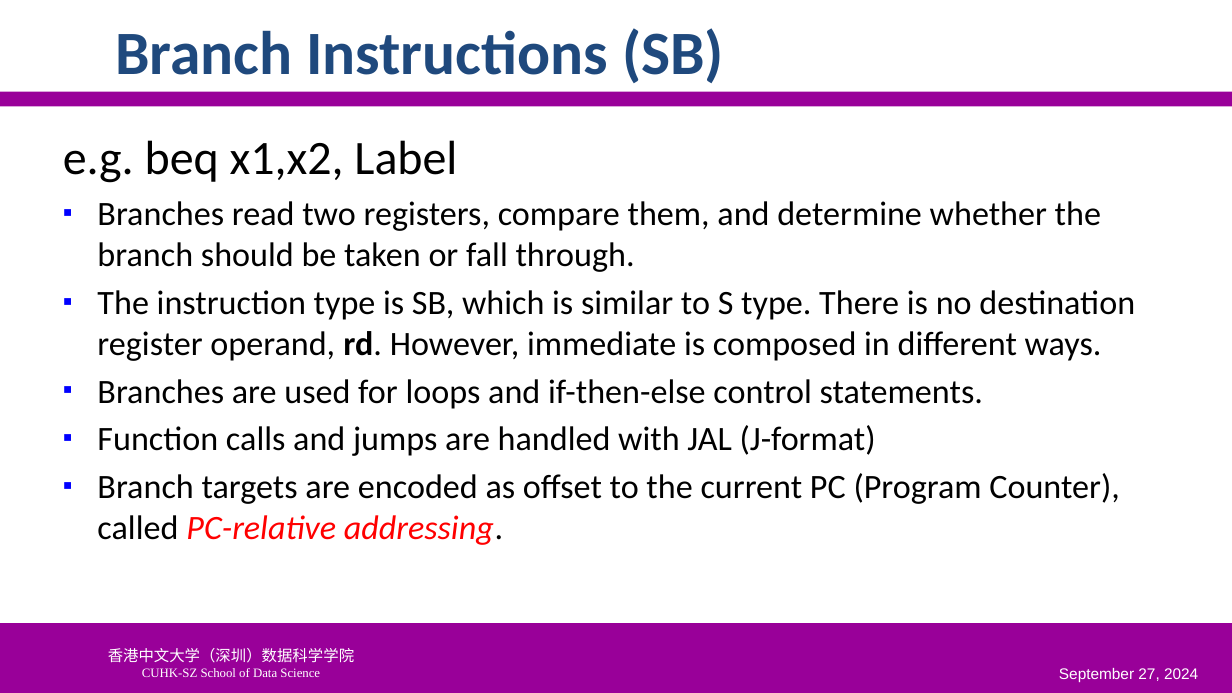
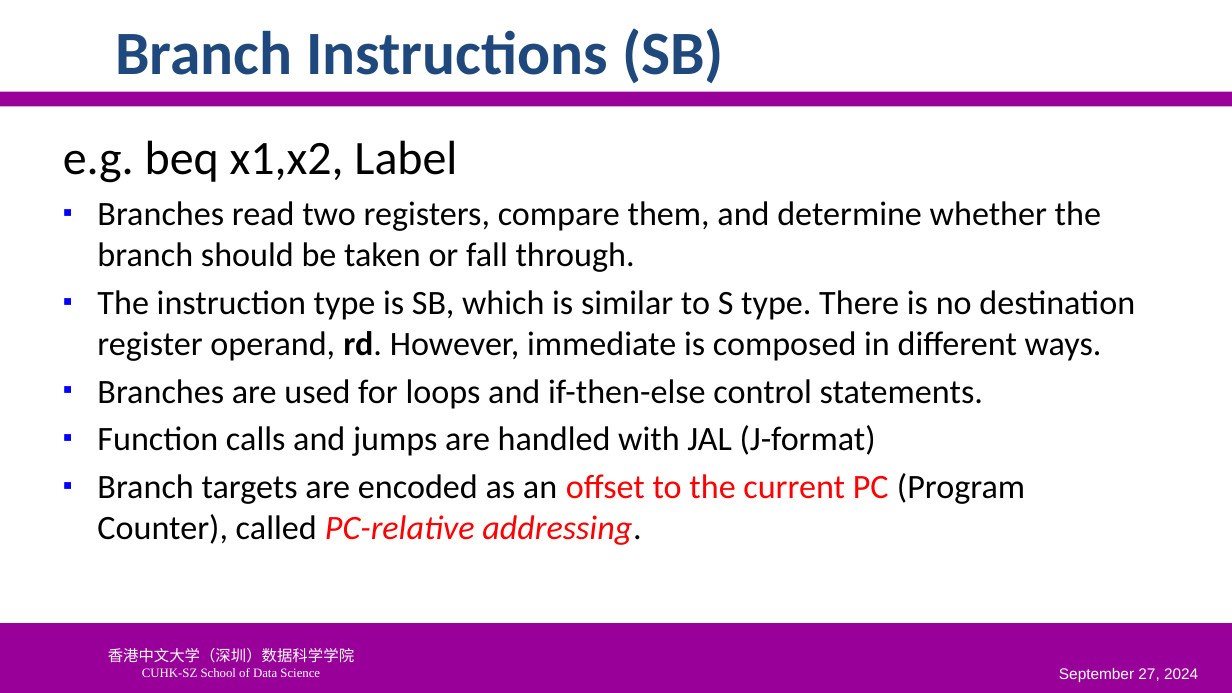
Before and after one commit to SUNCHAOYI923/CMU_CSAPP, a slide deck: slide 41 of slide/CA3060-3-ISA.pptx (slide 34 before the commit). Drawn at 1232x693 pixels with LibreOffice and Linux fonts; fonts in the diff are those of the drawing; background and template pictures are left out. Boxes give left, top, right and bottom in pixels: in the first picture for what was removed or moved away, otherwise in the second. Text is boxed around its words. In the diff, an @@ line names an element or a change of style, - is before the commit and + after.

```diff
--- a/slide/CA3060-3-ISA.pptx
+++ b/slide/CA3060-3-ISA.pptx
@@ text at (x1=97, y1=473, x2=1025, y2=545): text changed @@
-▪ Branch targets are encoded as offset to the current PC (Program Counter), called PC-relative addressing.
+▪ Branch targets are encoded as an offset to the current PC (Program Counter), called PC-relative addressing.
```
Also in this commit, not shown: 18 other slides changed, 7 slides added, 5 other files.
